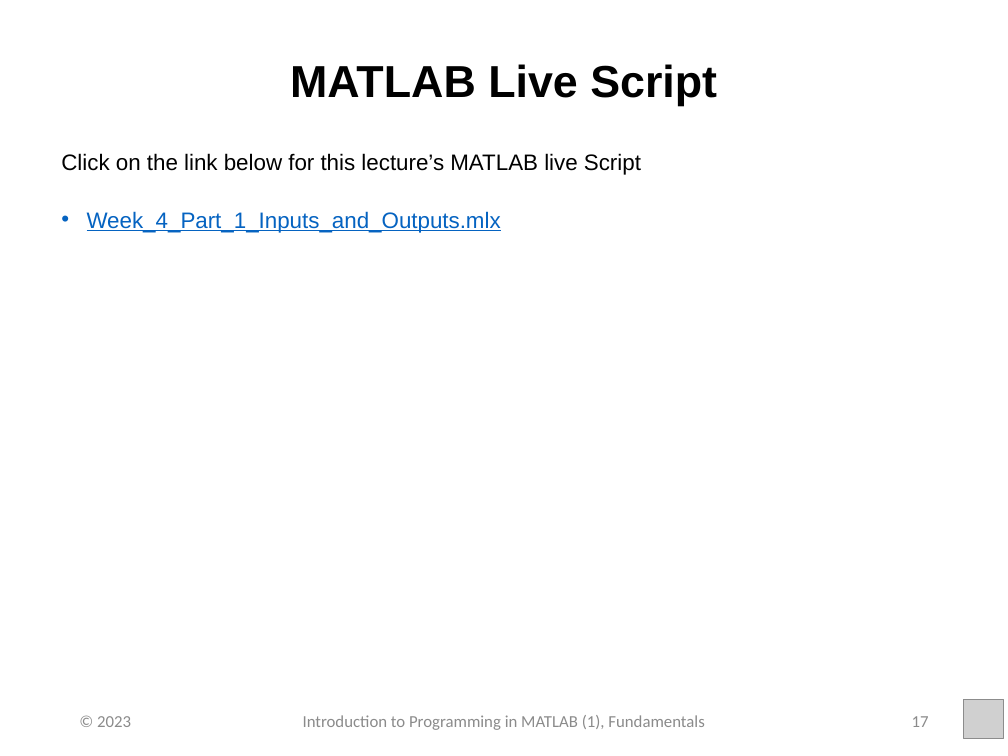
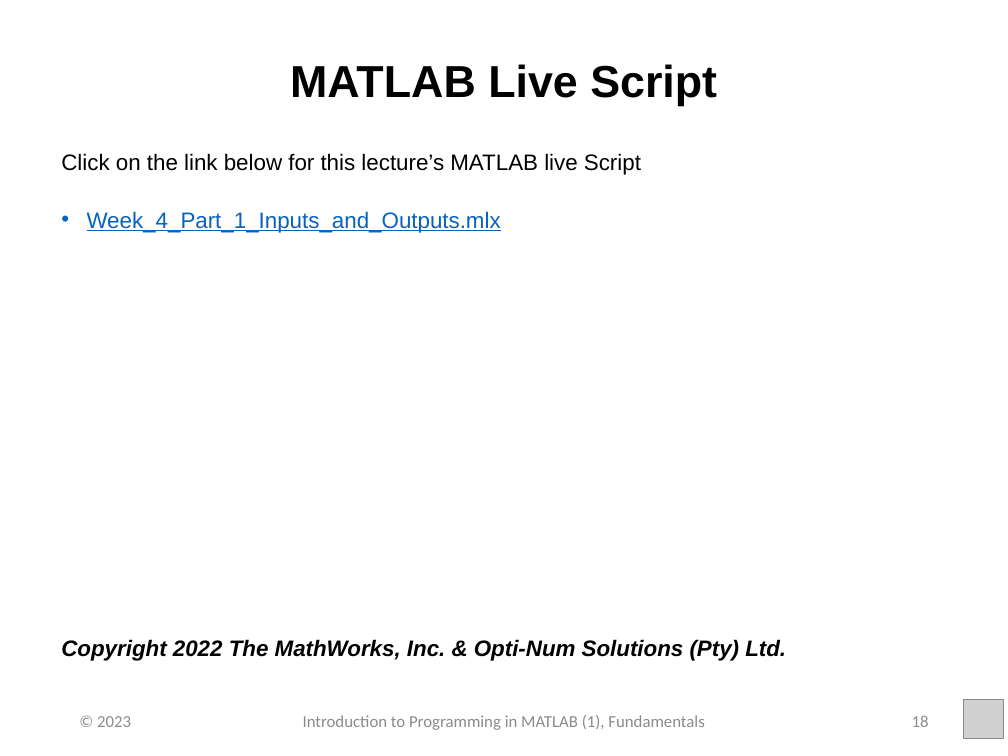
Before and after one commit to jedekoru/Introduction-to-Programming-in-MATLAB, a slide deck: slide 18 of Week 4 - Inputs and Outputs/PowerPoint Presentations/Week_4_Part_1_Inputs_and_Outputs.pptx (slide 17 before the commit). Drawn at 1008x756 pixels with LibreOffice and Linux fonts; fonts in the diff are those of the drawing; grey boxes stand for pictures. Boxes give left, top, right and bottom in pixels: in the first picture for what was removed or moved away, otherwise in the second. Text is boxed around its words. In the diff, an @@ line names an element or a change of style, - is before the commit and + after.

```diff
--- a/Week 4 - Inputs and Outputs/PowerPoint Presentations/Week_4_Part_1_Inputs_and_Outputs.pptx
+++ b/Week 4 - Inputs and Outputs/PowerPoint Presentations/Week_4_Part_1_Inputs_and_Outputs.pptx
@@ text at (x1=61, y1=639, x2=786, y2=661): paragraph added @@
+Copyright 2022 The MathWorks, Inc. & Opti-Num Solutions (Pty) Ltd.
@@ page number at (x1=912, y1=715, x2=929, y2=727): text changed @@
-17
+18
```
Also in this commit, not shown: 14 other slides changed, 1 slide added, 42 other files.
